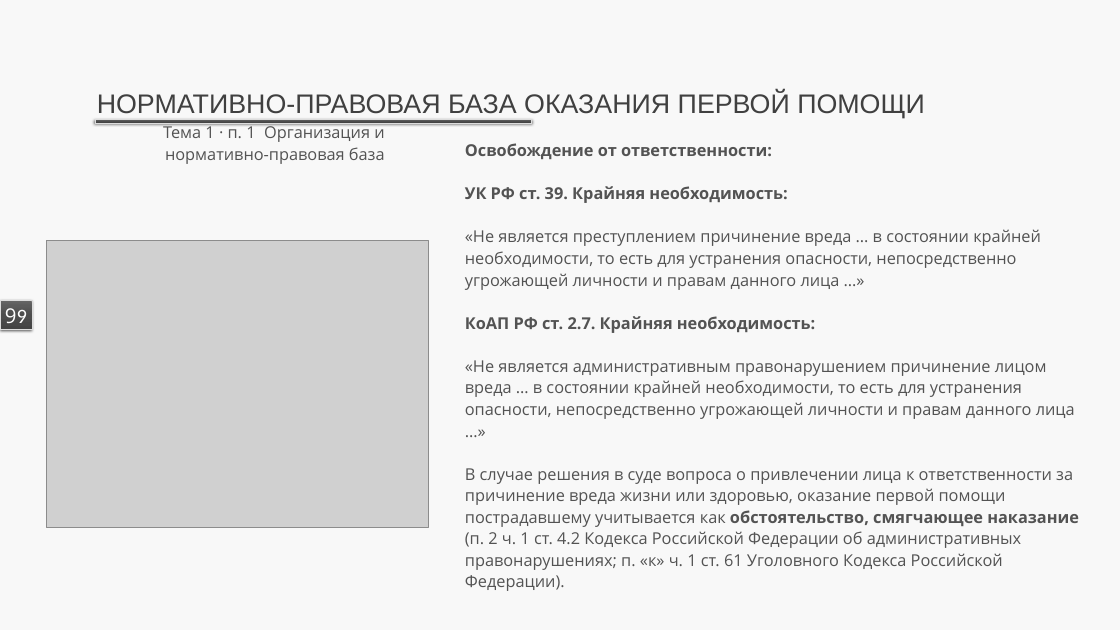
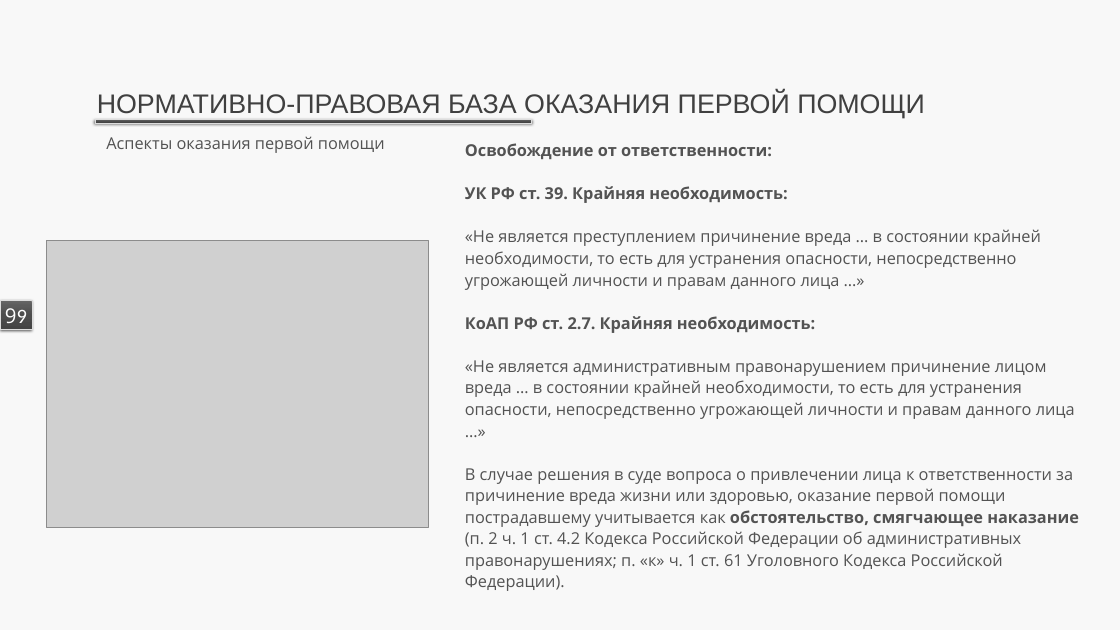
Before and after one commit to lysakalenushka-hash/-, a slide deck: slide 9 of first_aid_tema1_numbered/1_Организация_оказания_первой_помощи_в_РФ_Нормативно-правовая_база.pptx. Drawn at 1120x630 pixels with LibreOffice and Linux fonts; fonts in the diff are those of the drawing; grey boxes stand for pictures. Boxes give left, top, right and bottom in pixels: in the first picture for what was removed or moved away, otherwise in the second. Text is boxed around its words. In the diff, an @@ line names an element or a change of style, - is before the commit and + after.

```diff
--- a/first_aid_tema1_numbered/1_Организация_оказания_первой_помощи_в_РФ_Нормативно-правовая_база.pptx
+++ b/first_aid_tema1_numbered/1_Организация_оказания_первой_помощи_в_РФ_Нормативно-правовая_база.pptx
@@ text at (x1=106, y1=136, x2=385, y2=153): text changed @@
-Тема 1 · п. 1 Организация и нормативно-правовая база
+Аспекты оказания первой помощи
```
Also in this commit, not shown: 8 other slides changed, 6 other files.
